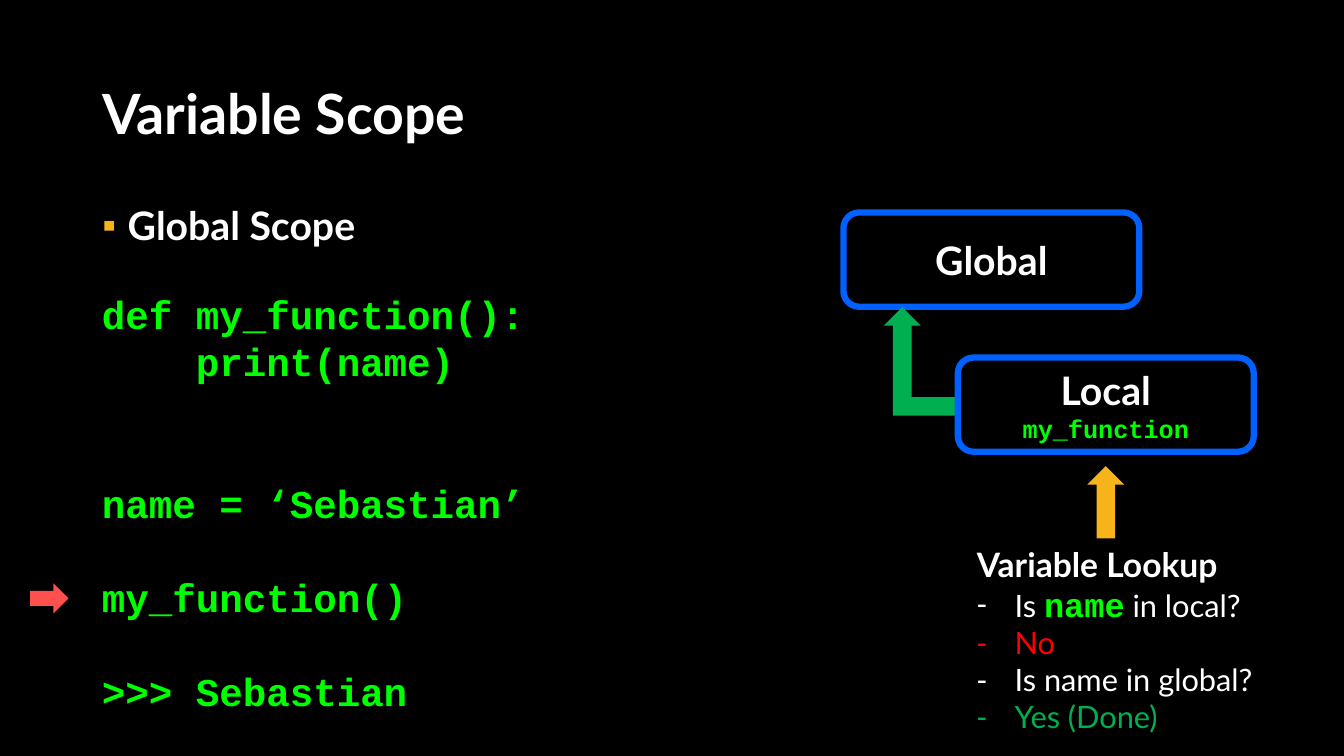
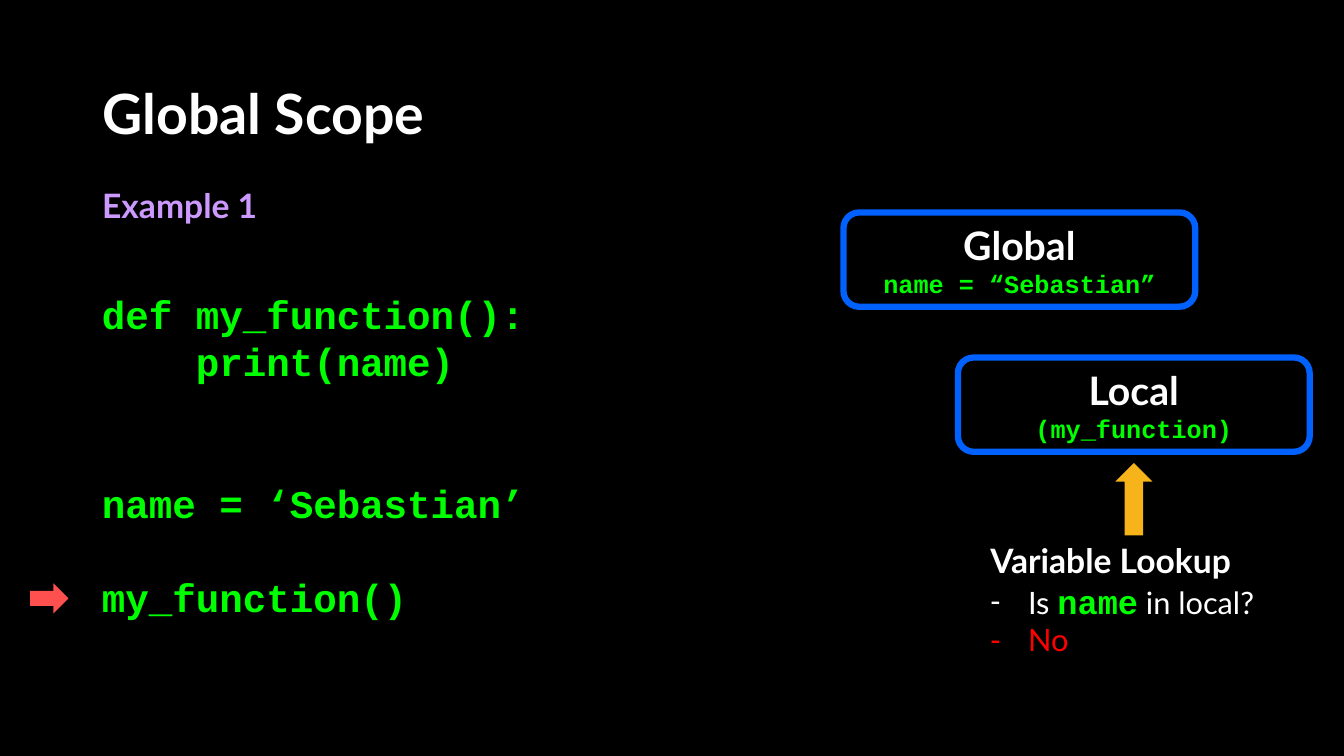
Before and after one commit to APS106/APS106-winter-2024-kinsella-goodfellow, a slide deck: slide 46 of lectures/week2/lecture2/slides/week2_lecture2.pptx (slide 23 before the commit). Drawn at 1344x756 pixels with LibreOffice and Linux fonts; fonts in the diff are those of the drawing; background and template pictures are left out. Boxes give left, top, right and bottom in pixels: in the first picture for what was removed or moved away, otherwise in the second. Text is boxed around its words. In the diff, an @@ line names an element or a change of style, - is before the commit and + after.

```diff
--- a/lectures/week2/lecture2/slides/week2_lecture2.pptx
+++ b/lectures/week2/lecture2/slides/week2_lecture2.pptx
@@ title at [102, 92, 424, 144]: text changed @@
-Variable Scope
+Global Scope
@@ text added at [102, 193, 257, 224], 24 pt, text #CC99FF, bold @@
+Example 1
@@ text removed at [128, 211, 356, 247] @@
-▪ Global Scope
@@ rounded rectangle "Global": place and size @@
-rounded rectangle "Global" at [844, 213, 1140, 308]
+rounded rectangle "Global" at [844, 213, 1196, 308]
@@ text in rounded rectangle at [883, 274, 1155, 294]: paragraph added @@
+name = “Sebastian”
@@ bent up arrow removed at [884, 308, 959, 416] @@
@@ rounded rectangle "Local": place and size @@
-rounded rectangle "Local" at [958, 358, 1254, 453]
+rounded rectangle "Local" at [958, 358, 1310, 453]
@@ text in rounded rectangle at [1035, 419, 1232, 444]: text changed @@
-my_function
+(my_function)
@@ down arrow: place and size @@
-down arrow at [1088, 466, 1125, 538]
+down arrow at [1115, 463, 1152, 535]
@@ text "Variable Lookup": place and size @@
-text "Variable Lookup" at [977, 552, 1252, 733]
+text "Variable Lookup" at [990, 548, 1254, 652]
@@ text at [196, 678, 407, 707]: paragraph removed @@
->>> Sebastian
@@ text at [1015, 668, 1252, 733]: paragraphs removed @@
-– Is name in global?
-– Yes (Done)
```
Also in this commit, not shown: 30 other slides changed, 13 slides added, 1 slide removed, 6 other files.
